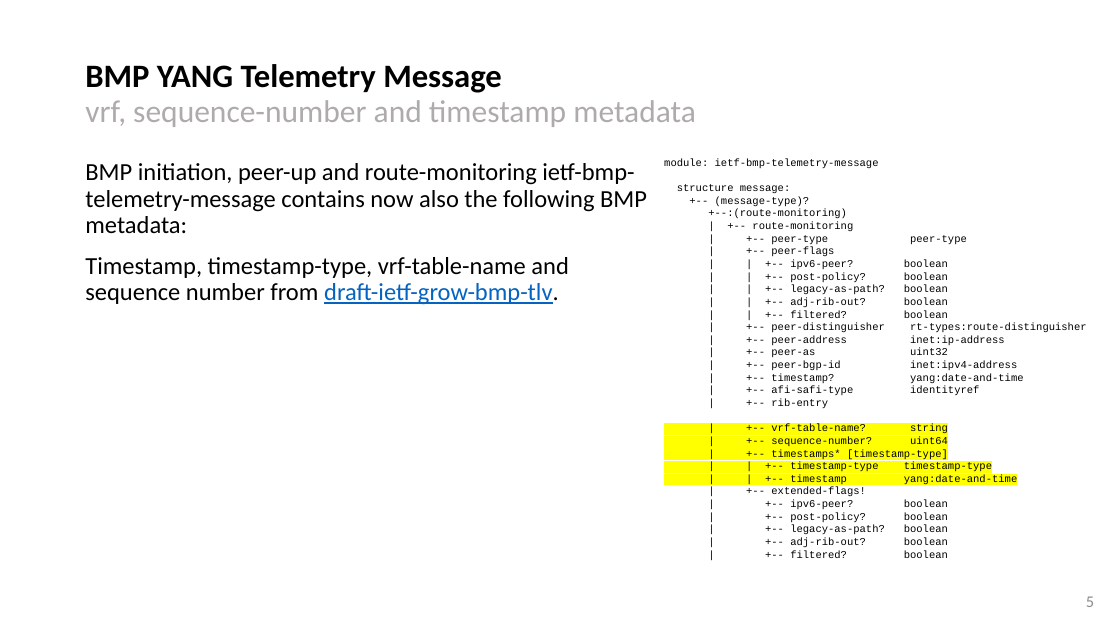
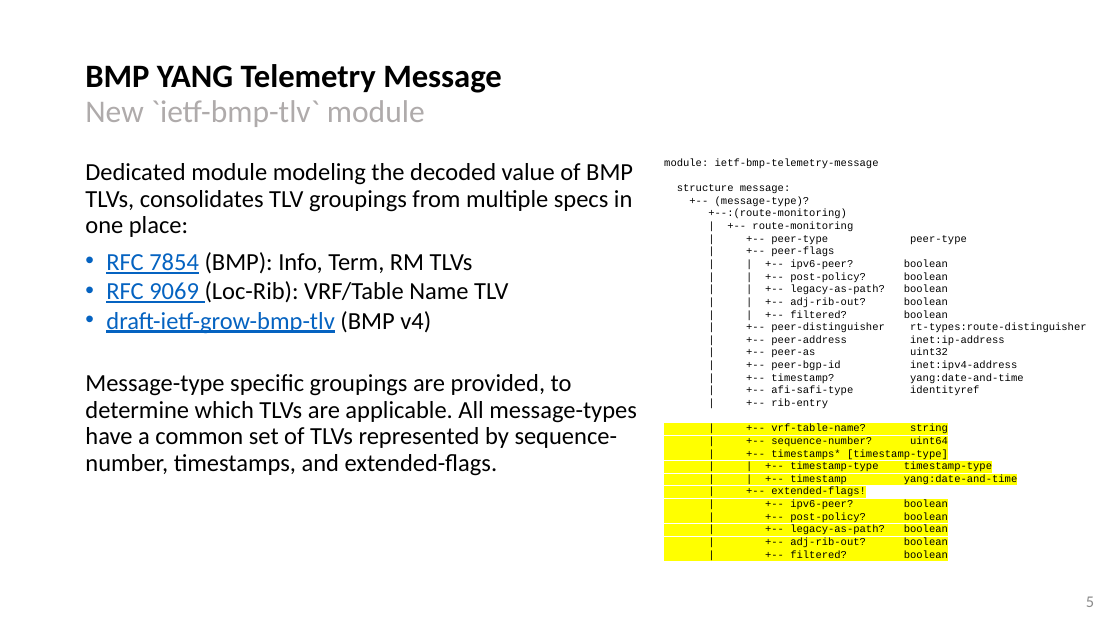
Before and after one commit to network-analytics/ietf-network-analytics-document-status, a slide deck: slide 5 of 126/NMOP/draft-netana-nmop-message-broker-bmp-telemetry-msg-03.pptx. Drawn at 1120x630 pixels with LibreOffice and Linux fonts; fonts in the diff are those of the drawing. Boxes give left, top, right and bottom in pixels: in the first picture for what was removed or moved away, otherwise in the second. Text is boxed around its words. In the diff, an @@ line names an element or a change of style, - is before the commit and + after.

Commit message:
bmp-telemetry-msg: finalize slides for IETF 126

```diff
--- a/126/NMOP/draft-netana-nmop-message-broker-bmp-telemetry-msg-03.pptx
+++ b/126/NMOP/draft-netana-nmop-message-broker-bmp-telemetry-msg-03.pptx
@@ title at bbox=[85, 64, 502, 127]: text changed; size 27 to 28 pt; text colour #AFABAB to #000000; bold on @@
-BMP YANG Telemetry Message
-vrf, sequence-number and timestamp metadata
+BMP YANG Telemetry Message
+New `ietf-bmp-tlv` module
@@ text at bbox=[85, 163, 637, 476]: text changed @@
-BMP initiation, peer-up and route-monitoring ietf-bmp-telemetry-message contains now also the following BMP metadata:
-Timestamp, timestamp-type, vrf-table-name and sequence number from draft-ietf-grow-bmp-tlv.
+Dedicated module modeling the decoded value of BMP TLVs, consolidates TLV groupings from multiple specs in one place:
+• RFC 7854 (BMP): Info, Term, RM TLVs
+• RFC 9069 (Loc-Rib): VRF/Table Name TLV
+• draft-ietf-grow-bmp-tlv (BMP v4)
+Message-type specific groupings are provided, to determine which TLVs are applicable. All message-types have a common set of TLVs represented by sequence-number, timestamps, and extended-flags.
@@ text at bbox=[771, 487, 948, 558]: highlight none to #FFFF00 in "| +-- extended-flags!", "| +-- ipv6-peer? boolean", "| +-- post-policy? boolean", "| +-- legacy-as-path? boolean" and 2 more places @@
```
Also in this commit, not shown: 7 other slides changed, 3 slides added, 1 slide removed, 1 other file.
